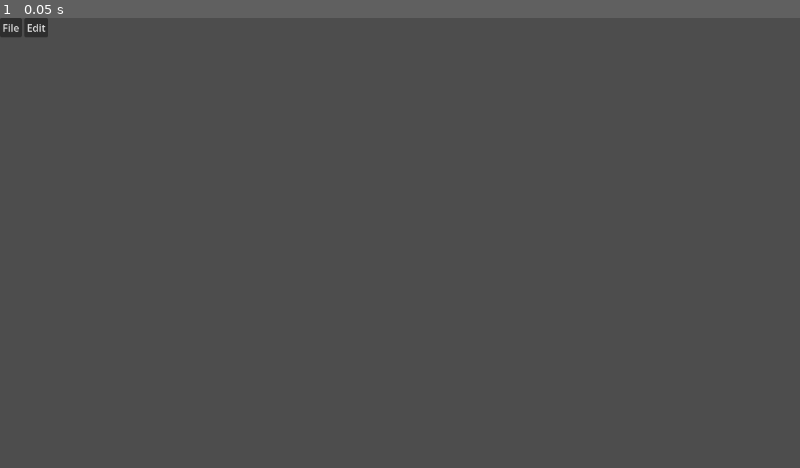
Above: before the commit, frame 1.
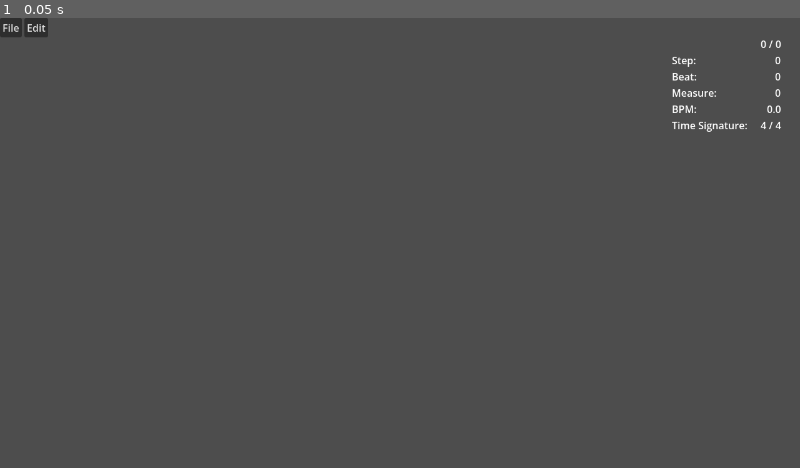
Above: after the commit, the same moment.

Repository: rodney528/Funkin-Editor
Game: Godot game, scene res://source/scenes/editors/chart_editor.tscn
Same seed, same stepped clock (60 frames per second), same inputs: the game is played once before the commit and once after it. This scene is started directly instead of the project's main scene.
Inputs:
- Up to frame 1 (0.05 s): no input

The runs differ from the first frame. In frame 1, 0.3% of the frame differs, in the area x 84-98%, y 4-26%.

Commit message:
fixed bpm changes

Diff:
--- a/source/backend/definitions/checkpoint_meta.gd
+++ b/source/backend/definitions/checkpoint_meta.gd
@@ -17,7 +17,7 @@
 var stepsPerMeasure:int:
 	get: return beatsPerMeasure * stepsPerBeat
 
-func _init(_time:float = 0, _bpm:float = 100, _signature:Array = [4, 4]):
+func _init(_bpm:float, _time:float = 0, _signature:Array = [4, 4]):
 	time = _time
 	bpm = _bpm
 	while _signature.size() < 1: _signature.append(4)
--- a/source/backend/definitions/music_meta.gd
+++ b/source/backend/definitions/music_meta.gd
@@ -17,12 +17,10 @@
 		name = meta.get('name', _id)
 		artist = meta.get('artist', 'UNKNOWN')
 		checkpoints = []
+		var lastBpm = 100
 		for checkpoint in meta.get('checkpoints', []):
-			var lol = CheckpointMeta.new()
-			lol.time = checkpoint.get('time', 0)
-			lol.bpm = checkpoint.get('bpm', 100)
-			lol.signature = checkpoint.get('signature', [4, 4])
-			checkpoints.append(lol)
+			lastBpm = checkpoint.get('bpm', lastBpm)
+			checkpoints.append(CheckpointMeta.new(lastBpm, checkpoint.get('time', INF), checkpoint.get('signature', [4, 4])))
 		checkpoints.sort_custom(func(a, b): return a.time < b.time)
 
 func _to_string():
--- a/source/backend/definitions/time_info.gd
+++ b/source/backend/definitions/time_info.gd
@@ -1,13 +1,13 @@
 class_name TimeInfo extends Node
 
-# The amount of steps into the song (in milliseconds).
-var stepTime:float
+## The amount of steps into the song (in milliseconds).
+var stepLength:float
 ## The amount of beats into the song (in milliseconds).
-var beatTime:float
+var beatLength:float
 ## The amount of measures into the song (in milliseconds).
-var measureTime:float
+var measureLength:float
 
-func _init(_stepTime:float, _beatTime:float, _measureTime:float):
-	stepTime = _stepTime
-	beatTime = _beatTime
-	measureTime = _measureTime
+func _init(_stepLength:float, _beatLength:float, _measureLength:float):
+	stepLength = _stepLength
+	beatLength = _beatLength
+	measureLength = _measureLength
--- a/source/backend/systems/conductor.gd
+++ b/source/backend/systems/conductor.gd
@@ -4,6 +4,8 @@
 
 ## The data the conductor uses to manage things.
 var data:MusicMeta
+## The bpm and time signature
+var checkpoints:Array[CheckpointMeta] = []
 
 ## The initial BPM.
 var initialBPM:float:
@@ -13,22 +15,25 @@
 	get: return getCheckpointFromTime(time).bpm
 var _bpm:float = 0
 
+var _fake_time:float = 0
 ## The current song time (in milliseconds).
 var time:float:
-	get: return _playback.get_playback_position() * 1000
+	get:
+		#if !playing: return _fake_time
+		return _playback.get_playback_position() * 1000
 	set(value):
-		var _value = wrapf(value, 0, length)
+		var _value = wrapf(value, 0, length + 1)
 		_playback.seek(_value / 1000)
-		return _value
+		_fake_time = _value
 var length:float:
 	get: return _playback.stream.get_length() * 1000
 
 ## The amount of steps into the song.
-var curStep:int
+var curStep:int = 0
 ## The amount of beats into the song.
-var curBeat:int
+var curBeat:int = 0
 ## The amount of measures into the song.
-var curMeasure:int
+var curMeasure:int = 0
 
 ## The same as "curStep", but as a percentage.
 var curStepFloat:float
@@ -48,90 +53,98 @@
 	get: return getCheckpointFromTime(time).stepsPerMeasure
 
 ## The amount of steps into the song (in milliseconds).
-var stepTime:float:
-	get: return getTimeInfoFromTime(time).stepTime
+var stepLength:float:
+	get: return getInfoFromTime(time).stepLength
 ## The amount of beats into the song (in milliseconds).
-var beatTime:float:
-	get: return getTimeInfoFromTime(time).beatTime
+var beatLength:float:
+	get: return getInfoFromTime(time).beatLength
 ## The amount of measures into the song (in milliseconds).
-var measureTime:float:
-	get: return getTimeInfoFromTime(time).measureTime
+var measureLength:float:
+	get: return getInfoFromTime(time).measureLength
 
-## Emitted whenever a step as passed.
-signal stepHit(beat:int)
-## Emitted whenever a beat as passed.
-signal beatHit(step:int)
-## Emitted whenever a measure as passed.
+## Emitted whenever a step has passed.
+signal stepHit(step:int)
+## Emitted whenever a beat has passed.
+signal beatHit(beat:int)
+## Emitted whenever a measure has passed.
 signal measureHit(measure:int)
+
+## Emitted whenever a bpm change has passed.
+signal bpmHit(checkpoint:CheckpointMeta)
 
 ## Whether the conductor is current playing or not.
 var playing:bool:
-	get: return !_playback.stream_paused
-	set(value):
-		_playback.stream_paused = !value
-		return !value
+	get: return !_playback.stream_paused or _playback.playing
+	set(value): _playback.stream_paused = !value
 ## The volume of the conductor.
 var volume:float = 1:
 	get: return _playback.volume_linear
-	set(value):
-		_playback.volume_linear = value
-		return value
+	set(value): _playback.volume_linear = value
 ## Wether the conductor audio will loop.
-var looped:bool = false
+var loop:bool = false
 
 func _ready():
-	_bpm = initialBPM
+	_playback.bus = 'Music'
 	_playback.stream = AudioStreamSynchronized.new()
-	_playback.bus = 'Music'
+	_playback.finished.connect(func():
+		play(loop and 0 or length, volume)
+		if !loop: playing = false
+	)
+	checkpoints.sort_custom(func(a, b): return a.time < b.time)
 	add_child(_playback)
 
+var process_anyway:bool = false
+var _prev_checkpoint:CheckpointMeta
+var _current_checkpoint:CheckpointMeta
 func _process(_delta:float):
-	if !data: return
-	if !playing or !_playback.playing: return
-	var checkpoint = getCheckpointFromTime(time)
-	curStepFloat = (time - checkpoint.time) / stepTime;
+	if playing: _fake_time = time
+	if !playing or process_anyway: return
+	if _current_checkpoint: _prev_checkpoint = _current_checkpoint
+	_current_checkpoint = getCheckpointFromTime(time)
+	curStepFloat = getStepFromTime(time) + ((time - _current_checkpoint.time) / stepLength);
 	curBeatFloat = curStepFloat / stepsPerBeat;
 	curMeasureFloat = curBeatFloat / beatsPerMeasure;
-	_bpm = checkpoint.bpm
+	_bpm = _current_checkpoint.bpm
+
+	if _prev_checkpoint:
+		if _prev_checkpoint.bpm != _current_checkpoint.bpm:
+			bpmHit.emit(_current_checkpoint)
+	else: bpmHit.emit(_current_checkpoint)
 
 	var lastStep = curStep
 	var lastBeat = curBeat
 	var lastMeasure = curMeasure
 	if floor(curStepFloat) != lastStep:
 		curStep = floor(curStepFloat)
-		for i in range(lastStep, curStep + 1):
+		for i in range(lastStep + 1, curStep + 1):
 			stepHit.emit(i)
 	if floor(curBeatFloat) != lastBeat:
 		curBeat = floor(curBeatFloat)
-		for i in range(lastBeat, curBeat + 1):
+		for i in range(lastBeat + 1, curBeat + 1):
 			beatHit.emit(i)
 	if floor(curMeasureFloat) != lastMeasure:
 		curMeasure = floor(curMeasureFloat)
-		for i in range(lastMeasure, curMeasure + 1):
+		for i in range(lastMeasure + 1, curMeasure + 1):
 			measureHit.emit(i)
-	_playback.finished.connect(func(): if looped: play(0, volume))
 
 var _index = 0
 func _addResource(res:AudioStream):
 	_playback.stream.stream_count = _index + 1
 	_playback.stream.set_sync_stream(_index, res)
-	print(_index)
 	_index += 1
 
 ## Loads a song via its "id".
-func loadMusic(id:String, loop:bool = false):
+func loadMusic(id:String, _loop:bool = false):
 	_reset()
 	var res:AudioStream = load(Paths.music('%s/audio' % id))
 	if res: _addResource(res)
-	for folder in ResourceLoader.list_directory('res://assets/music/%s' % id):
-		if folder.begins_with('audio'):
-			print(Paths.music('%s/%s' % [id, folder]))
-			var _res:AudioStream = load(Paths.music('%s/%s' % [id, folder]))
-			if _res: _addResource(_res)
-	looped = loop
+	loop = _loop
 	data = MusicMeta.new(id)
-	print('[Conductor.loadMusic] Loaded song "%s [%s]".' % [data.name, id])
-	# apply bpm shit here
+	print('[Conductor.loadMusic] Loaded song "%s" [%s].' % [data.name, id])
+	checkpoints.resize(0) # clears any existing checkpoints
+	checkpoints.append_array(data.checkpoints) # feeds it the *new* songs checkpoints
+	print('[Conductor.loadMusic] Registered Checkpoints: %s' % [checkpoints])
+	_bpm = initialBPM
 
 ## Plays the song from a specific time.
 func play(_time:float = 0, _volume:float = 1):
@@ -139,7 +152,29 @@
 	else: _playback.play(_time / 1000)
 	volume = _volume
 
-func getTimeInfoFromTime(_time:float) -> TimeInfo:
+func getStepFromTime(_time:float = 0) -> float:
+	var _step:float = 0
+	if checkpoints.size() == 0: return _step
+	var _tracked_bpm:float = initialBPM
+	var last_time:float = 0
+	for checkpoint in checkpoints:
+		var new_time: float = checkpoint.time + 0
+		if _time >= new_time:
+			var _step_crochet:float = (60000 / _tracked_bpm) / checkpoint.stepsPerBeat
+			_step += (new_time - last_time) / _step_crochet
+			last_time = new_time
+			_tracked_bpm = checkpoint.bpm
+		else: break
+	return _step
+func getCheckpointFromTime(_time:float) -> CheckpointMeta:
+	var change = CheckpointMeta.new(_bpm, _time)
+	if checkpoints.size() == 1:
+		return checkpoints[0]
+	for checkpoint in checkpoints:
+		if _time < checkpoint.time: continue
+		change = checkpoint
+	return change
+func getInfoFromTime(_time:float) -> TimeInfo:
 	var checkpoint = getCheckpointFromTime(_time)
 	var _beatTime:float = 60 / checkpoint.bpm * 1000
 	return TimeInfo.new(
@@ -147,20 +182,10 @@
 		_beatTime,
 		_beatTime * checkpoint.beatsPerMeasure
 	)
-func getCheckpointFromTime(_time:float) -> CheckpointMeta:
-	var change: CheckpointMeta = CheckpointMeta.new(0, _bpm)
-	if !data: return change
-	if data.checkpoints.size() == 1:
-		change = data.checkpoints[0]
-		return change
-	for checkpoint in data.checkpoints:
-		if _time < checkpoint.time: continue
-		change = checkpoint
-	return change
 
 func _reset():
 	playing = false
-	looped = false
+	loop = false
 	for i in _index:
 		_playback.stream.set_sync_stream(i, null)
 	_index = 0
--- a/source/backend/systems/paths.gd
+++ b/source/backend/systems/paths.gd
@@ -59,7 +59,12 @@
 	#print('[Paths.exists] "%s"' % [ASSETS_FOLDER + path])
 	return ResourceLoader.exists(ASSETS_FOLDER + path)
 
-static func image(path:String, exts:Array[String] = ['png'], searchType:SearchType = SearchType.NORMAL) -> String:
+static var IMAGE_EXTS:Array[String] = ['png']
+static func image(path:String, exts:Array[String] = IMAGE_EXTS, searchType:SearchType = SearchType.NORMAL) -> String:
 	return file('images/%s' % path, exts, searchType)
-static func music(path:String, exts:Array[String] = ['ogg', 'wav'], searchType:SearchType = SearchType.NORMAL) -> String:
+
+static var AUDIO_EXTS:Array[String] = ['ogg', 'wav']
+static func music(path:String, exts:Array[String] = AUDIO_EXTS, searchType:SearchType = SearchType.NORMAL) -> String:
 	return file('music/%s' % path, exts, searchType)
+static func sound(path:String, exts:Array[String] = AUDIO_EXTS, searchType:SearchType = SearchType.NORMAL) -> String:
+	return file('sounds/%s' % path, exts, searchType)
--- a/source/scenes/editors/chart_editor.gd
+++ b/source/scenes/editors/chart_editor.gd
@@ -13,6 +13,7 @@
 		$currentsong.loadMusic(songOverride)
 		$currentsong.play()
 		$currentsong.playing = false
+	$currentsong.process_anyway = true
 
 var _menu_vol_tween
 var _lastplaying = false
@@ -28,18 +29,22 @@
 			_menutheme.volume = 0
 			_menutheme.playing = true
 			_menu_vol_tween.tween_property(_menutheme, 'volume', 0.7, 1.3)
+	if $currentsong.playing:
+		$songInfoTxt/info.text = '%s / %s\n%s\n%s\n%s\n%s\n%s / %s' % [roundi($currentsong.time / 1000), roundi($currentsong.length / 1000), $currentsong.curStep, $currentsong.curBeat, $currentsong.curMeasure, $currentsong.currentBPM, $currentsong.beatsPerMeasure, $currentsong.stepsPerBeat]
 
 func _unhandled_input(event: InputEvent):
-	if event.is_action_pressed('ui_home'): songTime = 0
-	elif event.is_action_pressed('ui_end'): songTime = $currentsong.length
-
-	if event.is_action_pressed('ui_accept'):
+	if event.is_action_released('ui_home'): songTime = 0
+	if event.is_action_released('ui_end'): songTime = $currentsong.length
+	if event.is_action_released('ui_accept'):
 		$currentsong.playing = !$currentsong.playing
-	if event is InputEventMouseButton:
-		if event.button_index == 4: # UP
-			songTime -= $currentsong.beatTime
-		elif event.button_index == 5: # DOWN
-			songTime += $currentsong.beatTime
+	# BACKWARDS
+	if event.is_action_pressed('ui_up', true): songTime -= $currentsong.stepLength
+	elif (event is InputEventMouseButton and event.button_index == 4): songTime -= $currentsong.beatLength
+	elif event.is_action_pressed('ui_page_up', true): songTime -= $currentsong.measureLength
+	# FORWARDS
+	if event.is_action_pressed('ui_up', true): songTime += $currentsong.stepLength
+	elif (event is InputEventMouseButton and event.button_index == 5): songTime += $currentsong.beatLength
+	elif event.is_action_pressed('ui_page_up', true): songTime += $currentsong.measureLength
 
 func _on_file_index_pressed(index:int):
 	var id = $menu_bar/File.get_item_text(index)
@@ -57,3 +62,8 @@
 	print('[ChartEditor._on_edit_index_pressed] Selected "%s".' % [id])
 	match id.to_lower():
 		_: pass
+
+func _on_step_hit(_step:int): pass
+func _on_beat_hit(_beat:int): pass
+func _on_measure_hit(_measure:int): pass
+func _on_bpm_change(_checkpoint:CheckpointMeta): pass
--- a/source/scenes/editors/chart_editor.tscn
+++ b/source/scenes/editors/chart_editor.tscn
@@ -12,8 +12,10 @@
 offset_right = 77.0
 offset_bottom = 31.0
 scale = Vector2(1, 0.996875)
+accessibility_name = "menubar"
 text_direction = 1
 language = "en"
+metadata/_edit_use_anchors_ = true
 
 [node name="File" type="PopupMenu" parent="menu_bar" unique_id=1637833829]
 oversampling_override = 1.0
@@ -31,9 +33,45 @@
 [node name="Edit" type="PopupMenu" parent="menu_bar" unique_id=1744372175]
 oversampling_override = 1.0
 
+[node name="songInfoTxt" type="Node2D" parent="." unique_id=1415106724]
+position = Vector2(1075, 30)
+
+[node name="header" type="Label" parent="songInfoTxt" unique_id=126101037]
+offset_right = 175.0
+offset_bottom = 153.0
+accessibility_name = "header"
+text = "
+Step:
+Beat:
+Measure:
+BPM:
+Time Signature:"
+autowrap_trim_flags = 0
+justification_flags = 0
+text_overrun_behavior = 1
+
+[node name="info" type="Label" parent="songInfoTxt" unique_id=22872880]
+offset_right = 175.0
+offset_bottom = 153.0
+accessibility_name = "info"
+text = "0:00.000 / 0:00.000
+0
+0
+0
+100
+4 / 4"
+horizontal_alignment = 2
+autowrap_trim_flags = 0
+justification_flags = 0
+text_overrun_behavior = 1
+
 [node name="currentsong" type="Node" parent="." unique_id=1812109308]
 script = ExtResource("2_oq2wg")
 metadata/_custom_type_script = "uid://dlnj1owdtcruj"
 
 [connection signal="index_pressed" from="menu_bar/File" to="." method="_on_file_index_pressed"]
 [connection signal="index_pressed" from="menu_bar/Edit" to="." method="_on_edit_index_pressed"]
+[connection signal="beatHit" from="currentsong" to="." method="_on_beat_hit"]
+[connection signal="bpmHit" from="currentsong" to="." method="_on_bpm_change"]
+[connection signal="measureHit" from="currentsong" to="." method="_on_measure_hit"]
+[connection signal="stepHit" from="currentsong" to="." method="_on_step_hit"]
